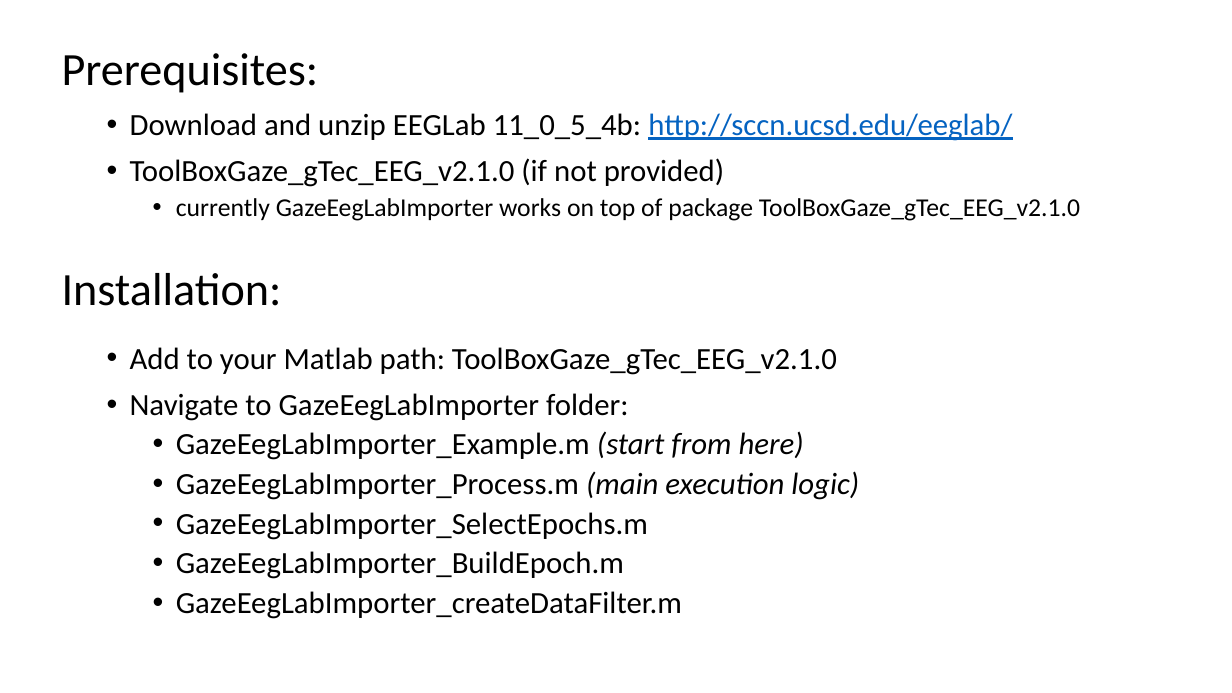
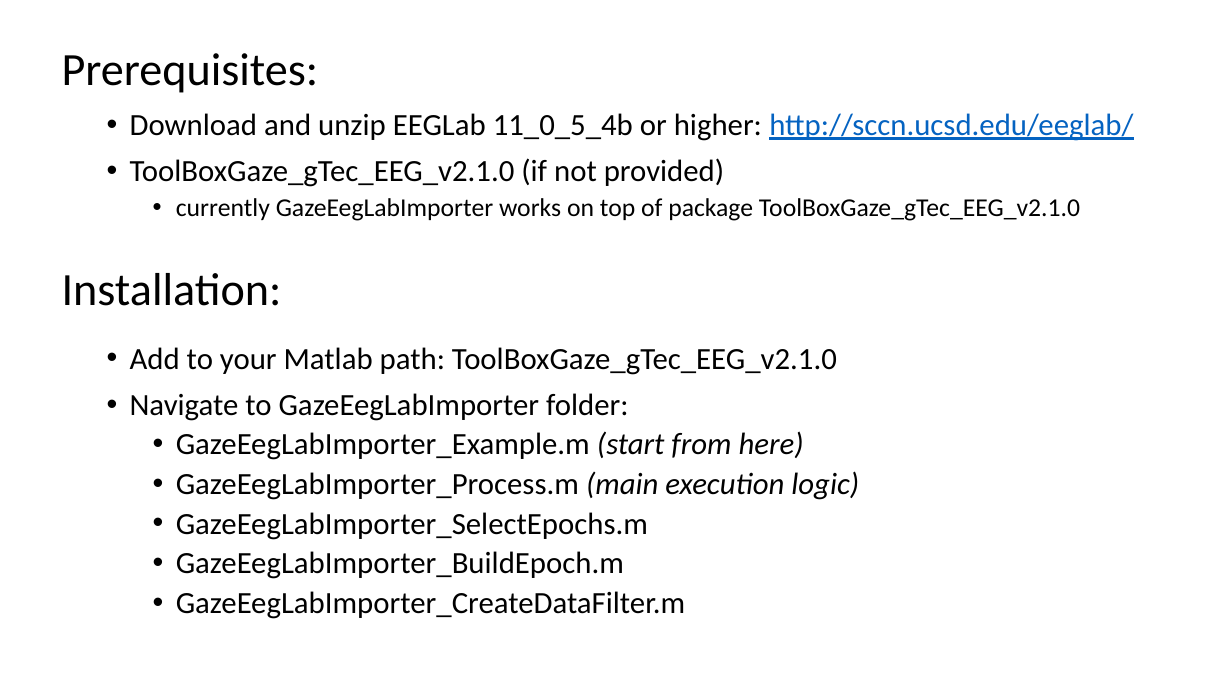
Before and after one commit to sssandyad/adastra, a slide deck: slide 4 of src_matlab/GazeEegLabImporter/docs/GazeEegLabImporter.pptx. Drawn at 1232x693 pixels with LibreOffice and Linux fonts; fonts in the diff are those of the drawing. Boxes give left, top, right and bottom in pixels: in the first picture for what was removed or moved away, otherwise in the second. Text is boxed around its words. In the diff, an @@ line names an element or a change of style, - is before the commit and + after.

```diff
--- a/src_matlab/GazeEegLabImporter/docs/GazeEegLabImporter.pptx
+++ b/src_matlab/GazeEegLabImporter/docs/GazeEegLabImporter.pptx
@@ text at (x1=130, y1=113, x2=1133, y2=141): text changed @@
-• Download and unzip EEGLab 11_0_5_4b: http://sccn.ucsd.edu/eeglab/
+• Download and unzip EEGLab 11_0_5_4b or higher: http://sccn.ucsd.edu/eeglab/
@@ text at (x1=176, y1=591, x2=685, y2=619): text changed @@
-  • GazeEegLabImporter_createDataFilter.m
+  • GazeEegLabImporter_CreateDataFilter.m
```
Also in this commit, not shown: 3 other slides changed, 1 other file.
